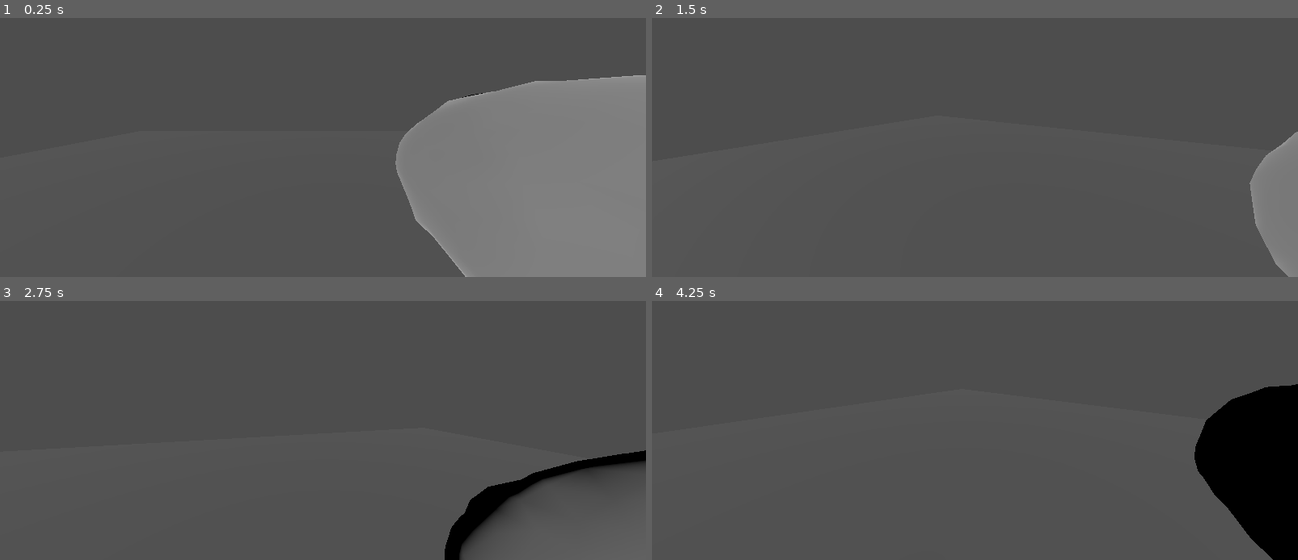
Above: before the commit, frames 1-4 (two rows, left to right).
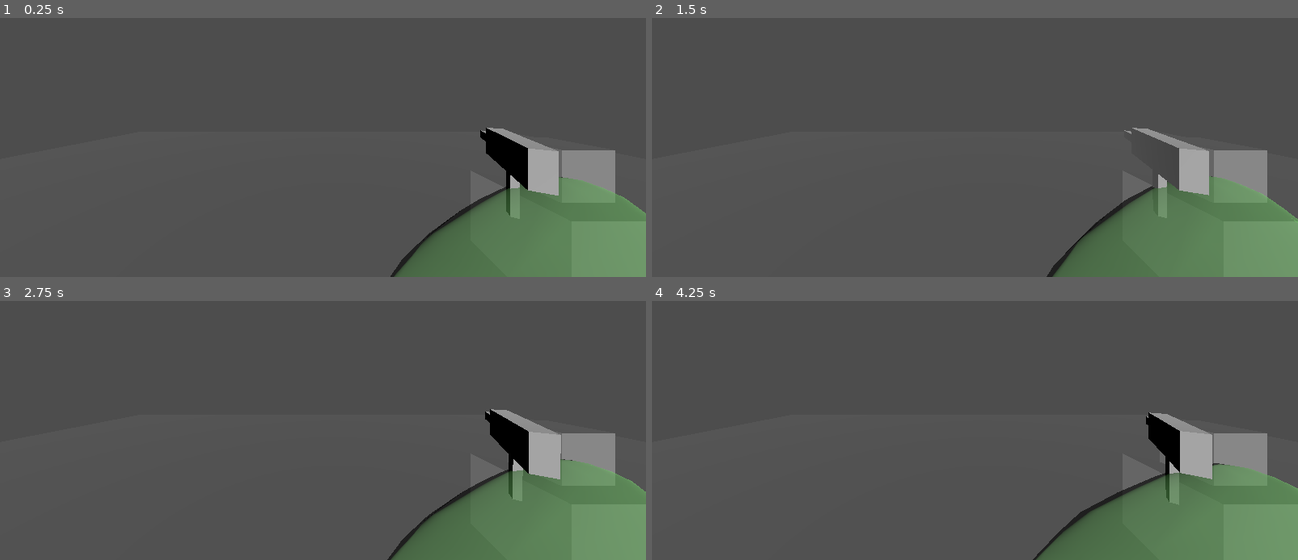
Above: after the commit, the same moments.

Repository: WNPendleton/Oozi
Game: Godot game, scene res://scenes/sandbox.tscn
Same seed, same stepped clock (60 frames per second), same inputs: the game is played once before the commit and once after it.
Inputs (mouse positions are in pixels of both pictures, inside the frame that each line leads up to):
- Up to frame 1 (0.25 s): no input
- Up to frame 2 (1.5 s): move the mouse to (1007, 95) at 0.52 s; move the mouse to (942, 98) at 1.27 s
- Up to frame 3 (2.75 s): move the mouse to (335, 373) at 2.02 s
- Up to frame 4 (4.25 s): move the mouse to (968, 383) at 2.77 s; move the mouse to (1020, 383) at 3.52 s; tap Escape (pause) at 4.15 s

The runs differ from the first frame. In frame 1, 23% of the frame differs, in the area x 60-100%, y 22-100%; in frame 2, 13%; in frame 3, 14%; in frame 4, 16%.

Commit message:
Goo arm basic

Diff:
--- /dev/null
+++ b/materials/goo.tres
@@ -0,0 +1,7 @@
+[gd_resource type="StandardMaterial3D" format=3 uid="uid://d1xcswmqy0up4"]
+
+[resource]
+resource_name = "None"
+transparency = 1
+albedo_color = Color(0.592157, 1, 0.545098, 0.615686)
+metallic = 0.8
--- a/project.godot
+++ b/project.godot
@@ -15,6 +15,12 @@
 config/features=PackedStringArray("4.1", "GL Compatibility")
 config/icon="res://icon.svg"
 
+[display]
+
+mouse_cursor/custom_image="res://sprites/Crosshair.png"
+mouse_cursor/custom_image_hotspot=Vector2(16, 16)
+mouse_cursor/tooltip_position_offset=Vector2(16, 16)
+
 [input]
 
 pause={
--- a/scenes/sandbox.tscn
+++ b/scenes/sandbox.tscn
@@ -1,10 +1,17 @@
-[gd_scene load_steps=7 format=3 uid="uid://cb3nflt43qrgo"]
+[gd_scene load_steps=10 format=3 uid="uid://cb3nflt43qrgo"]
 
 [ext_resource type="Script" path="res://scripts/Player.gd" id="1_gn5a0"]
 [ext_resource type="ArrayMesh" uid="uid://bk7f1p5blvqe" path="res://models/viewmodel.obj" id="2_7ub2u"]
+[ext_resource type="ArrayMesh" uid="uid://dxot1ygcupbaj" path="res://models/uzi.obj" id="3_22wcl"]
+[ext_resource type="Material" uid="uid://d1xcswmqy0up4" path="res://materials/goo.tres" id="3_e55gt"]
 [ext_resource type="Script" path="res://scripts/UI.gd" id="3_o84eb"]
 
 [sub_resource type="CapsuleShape3D" id="CapsuleShape3D_x0st1"]
+
+[sub_resource type="CylinderMesh" id="CylinderMesh_gr3n5"]
+top_radius = 0.1
+bottom_radius = 0.1
+height = 3.0
 
 [sub_resource type="BoxShape3D" id="BoxShape3D_njgvg"]
 size = Vector3(20, 0.1, 20)
@@ -22,30 +29,76 @@
 [node name="Player" type="CharacterBody3D" parent="3DWorld"]
 transform = Transform3D(1, 0, 0, 0, 1, 0, 0, 0, 1, 0, 1.51102, 0)
 script = ExtResource("1_gn5a0")
+arm_range = Vector2(1.25, 1.25)
+arm_base = Vector2(-0.5, 0)
 
 [node name="Camera" type="Camera3D" parent="3DWorld/Player"]
-transform = Transform3D(1, 0, 0, 0, 1, 0, 0, 0, 1, 0, 0.465881, 0)
+transform = Transform3D(1, 0, 0, 0, 1, 0, 0, 0, 1, 0, 0.5, 0)
 current = true
 fov = 90.0
 
-[node name="Viewmodel" type="SoftBody3D" parent="3DWorld/Player/Camera"]
-transform = Transform3D(0.966273, 0, 0.257521, 0, 1, 0, -0.257521, 0, 0.966273, 0.528443, 0.168325, 0)
-mesh = ExtResource("2_7ub2u")
-parent_collision_ignore = NodePath("../..")
-pressure_coefficient = 100.0
-pinned_points = [87, 108, 264]
-attachments/0/point_index = 87
-attachments/0/spatial_attachment_path = NodePath("..")
-attachments/0/offset = Vector3(1.19629, -0.370144, 0.214948)
-attachments/1/point_index = 108
-attachments/1/spatial_attachment_path = NodePath("..")
-attachments/1/offset = Vector3(1.0586, 0.0151406, -0.242244)
-attachments/2/point_index = 264
-attachments/2/spatial_attachment_path = NodePath("..")
-attachments/2/offset = Vector3(1.46912, -0.438149, -0.196033)
-
 [node name="Collider" type="CollisionShape3D" parent="3DWorld/Player"]
 shape = SubResource("CapsuleShape3D_x0st1")
+
+[node name="ArmAnchor" type="Node3D" parent="3DWorld/Player"]
+transform = Transform3D(1, 0, 0, 0, 1, 0, 0, 0, 1, 0.7, 0, -0.56492)
+
+[node name="Uzi" type="MeshInstance3D" parent="3DWorld/Player/ArmAnchor"]
+transform = Transform3D(-2.98023e-08, 0, -1, 0, 1, 0, 1, 0, -2.98023e-08, 0, 0, -0.25)
+mesh = ExtResource("3_22wcl")
+
+[node name="Line Markers" type="Node3D" parent="3DWorld/Player/ArmAnchor"]
+transform = Transform3D(0.95882, 0, 0.284015, 0, 1, 0, -0.284015, 0, 0.95882, 0, 0, 0)
+
+[node name="Tip" type="Node3D" parent="3DWorld/Player/ArmAnchor/Line Markers"]
+transform = Transform3D(-2.98023e-08, 0, -1, 0, 1, 0, 1, 0, -2.98023e-08, 0, 0, -1.5)
+
+[node name="Back" type="Node3D" parent="3DWorld/Player/ArmAnchor/Line Markers"]
+transform = Transform3D(-2.98023e-08, 0, -1, 0, 1, 0, 1, 0, -2.98023e-08, 0.006, -0.001, 1.499)
+
+[node name="MeshInstance3D" type="MeshInstance3D" parent="3DWorld/Player/ArmAnchor/Line Markers"]
+transform = Transform3D(1, 0, 0, 0, -4.37114e-08, -1, 0, 1, -4.37114e-08, 0, 0, 0)
+visible = false
+mesh = SubResource("CylinderMesh_gr3n5")
+
+[node name="Viewmodel" type="SoftBody3D" parent="3DWorld"]
+transform = Transform3D(0.5, -0.433013, -0.750001, 0, 0.866025, -0.5, 0.866026, 0.25, 0.433013, 0.427582, 1.08298, -0.416007)
+material_override = ExtResource("3_e55gt")
+mesh = ExtResource("2_7ub2u")
+skeleton = NodePath("../Player/Camera")
+collision_layer = 3
+collision_mask = 3
+parent_collision_ignore = NodePath("../Player")
+pressure_coefficient = 10.0
+damping_coefficient = 0.51
+pinned_points = [123, 202, 275, 197, 191, 305, 43, 69, 22]
+attachments/0/point_index = 123
+attachments/0/spatial_attachment_path = NodePath("../Player/ArmAnchor/Line Markers/Tip")
+attachments/0/offset = Vector3(1.21562, -0.0239354, -0.371289)
+attachments/1/point_index = 202
+attachments/1/spatial_attachment_path = NodePath("../Player/ArmAnchor/Line Markers/Tip")
+attachments/1/offset = Vector3(1.4174, 0.166303, -0.27476)
+attachments/2/point_index = 275
+attachments/2/spatial_attachment_path = NodePath("../Player/ArmAnchor/Line Markers/Tip")
+attachments/2/offset = Vector3(1.601, -0.0655809, -0.448629)
+attachments/3/point_index = 197
+attachments/3/spatial_attachment_path = NodePath("../Player/ArmAnchor/Uzi")
+attachments/3/offset = Vector3(0.146887, 0.159702, -0.17272)
+attachments/4/point_index = 191
+attachments/4/spatial_attachment_path = NodePath("../Player/ArmAnchor/Uzi")
+attachments/4/offset = Vector3(0.149699, 0.135737, -0.103262)
+attachments/5/point_index = 305
+attachments/5/spatial_attachment_path = NodePath("../Player/ArmAnchor/Uzi")
+attachments/5/offset = Vector3(0.223752, 0.147167, -0.129079)
+attachments/6/point_index = 43
+attachments/6/spatial_attachment_path = NodePath("../Player/ArmAnchor/Line Markers/Back")
+attachments/6/offset = Vector3(-1.23554, -0.717876, 0.376786)
+attachments/7/point_index = 69
+attachments/7/spatial_attachment_path = NodePath("../Player/ArmAnchor/Line Markers/Back")
+attachments/7/offset = Vector3(-1.36274, -0.328552, 0.788378)
+attachments/8/point_index = 22
+attachments/8/spatial_attachment_path = NodePath("../Player/ArmAnchor/Line Markers/Back")
+attachments/8/offset = Vector3(-1.68996, -0.693338, 0.480733)
 
 [node name="Terrain" type="Node3D" parent="3DWorld"]
 
@@ -57,6 +110,15 @@
 [node name="MeshInstance3D" type="MeshInstance3D" parent="3DWorld/Terrain/Ground"]
 mesh = SubResource("BoxMesh_3oyeb")
 
+[node name="Pile of boxes" type="Node3D" parent="3DWorld/Terrain"]
+transform = Transform3D(1, 0, 0, 0, 1, 0, 0, 0, 1, 2.49567, 0, -1.95697)
+
+[node name="CSGBox3D" type="CSGBox3D" parent="3DWorld/Terrain/Pile of boxes"]
+transform = Transform3D(1, 0, 0, 0, 1, 0, 0, 0, 1, 0, 0.5, 0)
+
+[node name="CSGBox3D2" type="CSGBox3D" parent="3DWorld/Terrain/Pile of boxes"]
+transform = Transform3D(0.5, 0, 0, 0, 0.5, 0, 0, 0, 0.5, 0, 1.25, 0)
+
 [node name="UI" type="Control" parent="."]
 process_mode = 3
 layout_mode = 3
--- a/scripts/Player.gd
+++ b/scripts/Player.gd
@@ -1,29 +1,20 @@
 extends CharacterBody3D
 
-@export var look_speed = 0.01
-@export var max_rot_y = PI/2
-
-var rot_x = 0
-var rot_y = 0
+@export var arm_range : Vector2
+@export var arm_base : Vector2
 
 var gravity = ProjectSettings.get_setting("physics/3d/default_gravity")
 
 func _ready():
-	Input.mouse_mode = Input.MOUSE_MODE_CAPTURED
+	Input.mouse_mode = Input.MOUSE_MODE_CONFINED
 
 func _physics_process(delta):
 	if not is_on_floor():
 		velocity.y -= gravity * delta
 
-func _input(event):
-	if event is InputEventMouseMotion:
-		rot_x += event.relative.x * look_speed
-		rot_y += event.relative.y * look_speed
-		if rot_y > max_rot_y:
-			rot_y = max_rot_y
-		if rot_y < -max_rot_y:
-			rot_y = -max_rot_y
-		transform.basis = Basis()
-		$Camera.transform.basis = Basis()
-		rotate_object_local(Vector3(0,1,0), -rot_x)
-		$Camera.rotate_object_local(Vector3(1,0,0), -rot_y)
+	var mouse_pos = get_viewport().get_mouse_position()
+	var screen_size = get_viewport().size
+	var mouse_offset = Vector2(float(mouse_pos.x)/screen_size.x-0.5, float(mouse_pos.y)/screen_size.y-0.5)
+	$ArmAnchor.transform.basis = Basis()
+	$ArmAnchor.rotate_object_local(Vector3(0,1,0), arm_base.x - (arm_range.x * mouse_offset.x))
+	$ArmAnchor.rotate_object_local(Vector3(1,0,0), arm_base.y - (arm_range.y * mouse_offset.y))
--- a/scripts/UI.gd
+++ b/scripts/UI.gd
@@ -1,10 +1,13 @@
 extends Control
+
+var previous_mouse_mode
 
 func _process(_delta):
 	if Input.is_action_just_pressed("pause"):
 		var tree = get_tree()
 		tree.paused = !tree.paused
 		if tree.paused:
+			previous_mouse_mode = Input.mouse_mode
 			Input.mouse_mode = Input.MOUSE_MODE_VISIBLE
 		else:
-			Input.mouse_mode = Input.MOUSE_MODE_CAPTURED
+			Input.mouse_mode = previous_mouse_mode
Not shown, added: external-resources/blender/uzi.blend.import
Not shown, added: external-resources/blender/viewmodelclipped.blend.import
Not shown, added: models/uzi.mtl
Not shown, added: models/uzi.obj
Not shown, added: models/uzi.obj.import
Not shown, changed: models/viewmodel.mtl
Not shown, changed: models/viewmodel.obj
Binary file added: sprites/Crosshair.png
Not shown, added: sprites/Crosshair.png.import
Not shown, added: external-resources/blender/uzi.blend
Not shown, added: external-resources/blender/uzi.blend1
Not shown, changed: external-resources/blender/viewmodel.blend
(and 3 more such lines)
